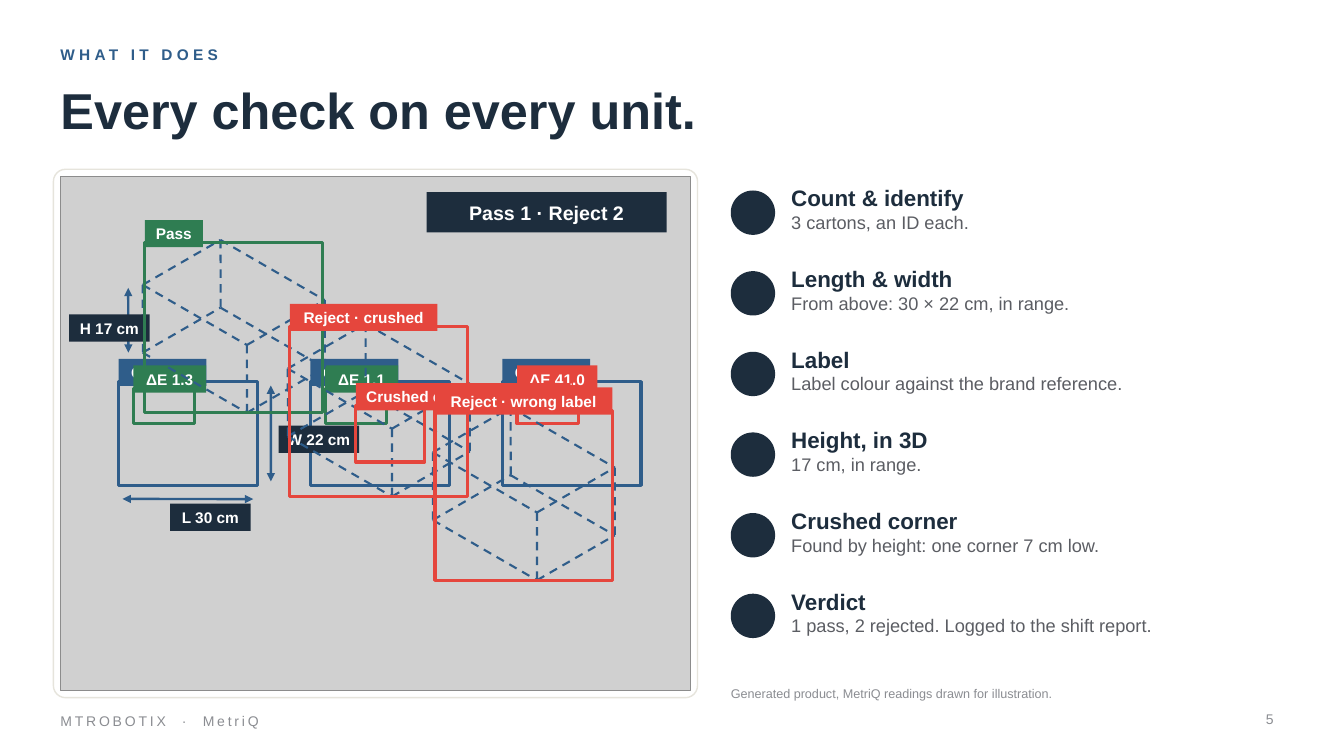
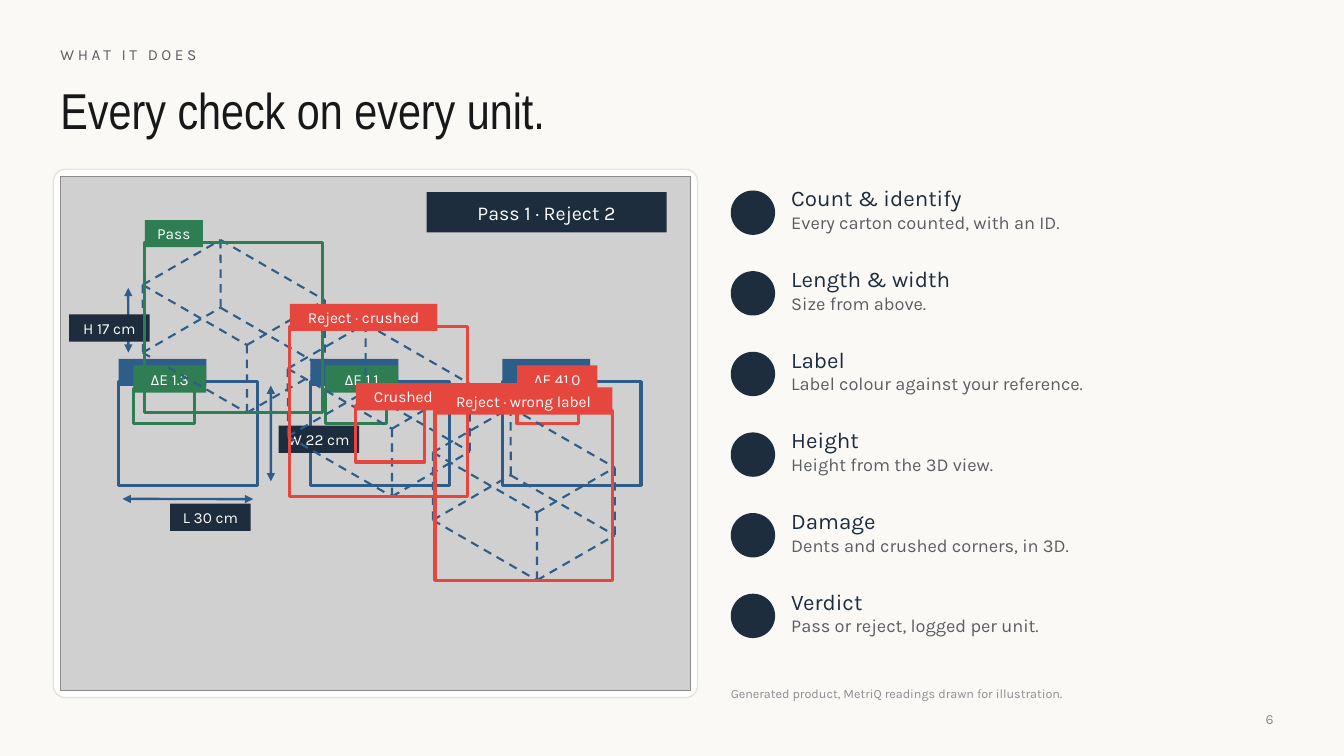
Before and after one commit to MTRobotix/MTR-SOP, a slide deck: slide 6 of content/general/attachments/metriq-pitch-deck.pptx (slide 5 before the commit). Drawn at 1344x756 pixels with LibreOffice and Linux fonts; fonts in the diff are those of the drawing; grey boxes stand for pictures; background and template pictures are left out. Boxes give left, top, right and bottom in pixels: in the first picture for what was removed or moved away, otherwise in the second. Text is boxed around its words. In the diff, an @@ line names an element or a change of style, - is before the commit and + after.

```diff
--- a/content/general/attachments/metriq-pitch-deck.pptx
+++ b/content/general/attachments/metriq-pitch-deck.pptx
@@ background #FFFFFF to #FAF9F6 @@
@@ text "WHAT IT DOES" at box(60, 50, 197, 60): font Arial to Karla, text colour #2F5D8A to #5B5D63, letter spacing 3 to 2.5 pt, bold off @@
@@ title "Every check on every unit." at box(60, 92, 545, 139): font Arial to Arial Narrow, text colour #1D2D3D to #17181A, bold off @@
@@ font Arial to Karla, bold off in 14 elements at box(119, 359, 207, 386), box(311, 359, 398, 386), box(502, 359, 590, 386), box(170, 504, 251, 531), box(278, 425, 359, 453), box(133, 366, 206, 393), box(326, 366, 398, 393), box(517, 366, 598, 393), box(70, 315, 150, 342), box(356, 383, 571, 410), box(145, 220, 204, 247), box(290, 303, 438, 331), box(436, 387, 613, 414), box(426, 193, 666, 233) @@
@@ text at box(791, 190, 961, 212): font Arial to Karla, bold off in "Count & identify" @@
@@ text at box(791, 216, 1059, 234): text changed; font Arial to Karla @@
-3 cartons, an ID each.
+Every carton counted, with an ID.
@@ text at box(791, 297, 926, 310): text changed; font Arial to Karla @@
-From above: 30 × 22 cm, in range.
+Size from above.
@@ text at box(791, 271, 950, 293): font Arial to Karla, bold off in "Length & width" @@
@@ text at box(791, 352, 845, 369): font Arial to Karla, bold off in "Label" @@
@@ text at box(791, 377, 1083, 395): text changed; font Arial to Karla @@
-Label colour against the brand reference.
+Label colour against your reference.
@@ text at box(791, 432, 993, 476): text changed; font Arial to Karla @@
-Height, in 3D
-17 cm, in range.
+Height
+Height from the 3D view.
@@ text at box(791, 515, 1069, 554): text changed; font Arial to Karla @@
-Crushed corner
-Found by height: one corner 7 cm low.
+Damage
+Dents and crushed corners, in 3D.
@@ text at box(791, 594, 862, 611): font Arial to Karla, bold off in "Verdict" @@
@@ text at box(791, 619, 1038, 637): text changed; font Arial to Karla @@
-1 pass, 2 rejected. Logged to the shift report.
+Pass or reject, logged per unit.
@@ text "Generated product, MetriQ readings drawn ..." at box(731, 689, 1063, 701): font Arial to Karla @@
@@ text removed at box(60, 716, 259, 729) @@
-MTROBOTIX · MetriQ
@@ page number at box(1266, 715, 1274, 724): text changed; font Arial to Karla @@
-5
+6
```
Also in this commit, not shown: 12 other slides changed, 3 slides added, 1 slide removed, 52 other files.
